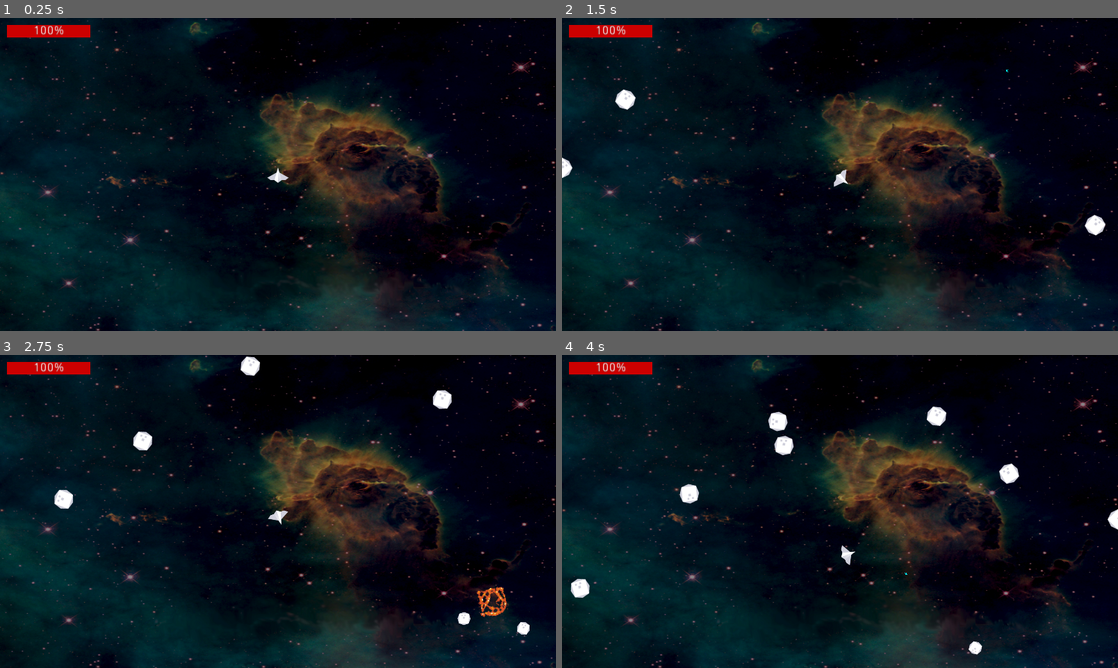
Above: before the commit, frames 1-4 (two rows, left to right).
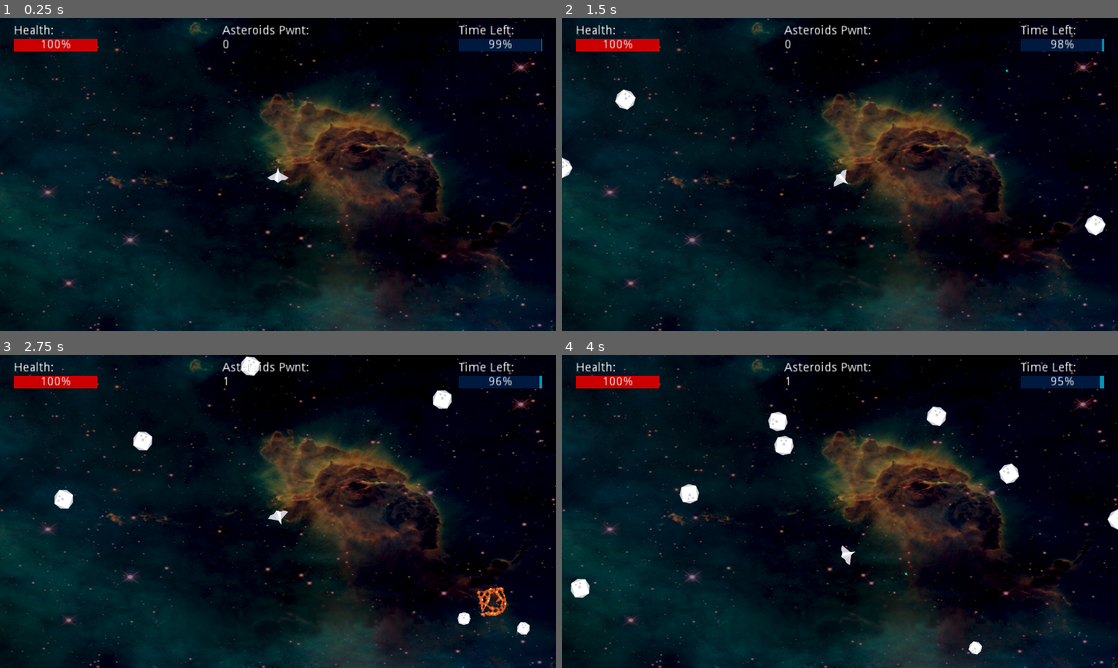
Above: after the commit, the same moments.

Repository: LLST-Learning-Games/SpaceBattle_Godot
Game: Godot game, scene res://World.tscn
The game is run twice, just before and just after one commit, with the same random seed, the same clock (stepped at 60 frames per second) and the same inputs.
Inputs:
- Up to frame 1 (0.25 s): no input
- Up to frame 2 (1.5 s): tap Enter (ui_accept) at 0.5, 0.77 s; hold Right (ui_right) 0.53-1.28 s; hold Left (ui_left) from 1.28 s (still down)
- Up to frame 3 (2.75 s): tap Enter (ui_accept) at 1.52 s; release Left (ui_left) at 2.03 s; hold Right (ui_right) from 2.03 s (still down)
- Up to frame 4 (4 s): release Right (ui_right) at 2.78 s; hold Up (ui_up) 2.78-3.53 s; tap Enter (ui_accept) at 3.02, 3.77 s; hold Left (ui_left) from 3.53 s (still down)

The runs differ from the first frame. In frame 1, 2.1% of the frame differs, in the area x 1-98%, y 2-11%; in frame 2, 2.1%; in frame 3, 2.1%; in frame 4, 2.1%.

Commit message:
0.0.6 2021 09 18 Destruction tracker and level timer

Diff:
--- /dev/null
+++ b/Effects/PointsUI.gd
@@ -0,0 +1,9 @@
+extends Label
+
+
+var destroyed = 0
+
+
+func _count_destroyed(a,b):
+	destroyed += 1
+	text = str(destroyed)
--- /dev/null
+++ b/Effects/PointsUI.tscn
@@ -0,0 +1,20 @@
+[gd_scene format=2]
+
+[node name="PointsUI" type="Label"]
+margin_left = 256.0
+margin_top = 24.0
+margin_right = 376.0
+margin_bottom = 38.0
+text = "XX"
+__meta__ = {
+"_edit_use_anchors_": false
+}
+
+[node name="PointsLabel" type="Label" parent="."]
+margin_top = -16.0
+margin_right = 120.0
+margin_bottom = -2.0
+text = "Asteroids Pwnt:"
+__meta__ = {
+"_edit_use_anchors_": false
+}
--- /dev/null
+++ b/Effects/TimeUI.gd
@@ -0,0 +1,14 @@
+extends ProgressBar
+
+onready var timer = $Timer
+
+func _ready():
+	self.set_max(timer.wait_time)
+	timer.start()
+
+func _process(delta):
+	self.value = timer.time_left
+
+
+func _on_Timer_timeout():
+	print("You win!")
--- /dev/null
+++ b/Effects/TimeUI.tscn
@@ -0,0 +1,37 @@
+[gd_scene load_steps=4 format=2]
+
+[ext_resource path="res://Effects/TimeUI.gd" type="Script" id=1]
+
+[sub_resource type="StyleBoxFlat" id=1]
+bg_color = Color( 0, 0.101961, 0.25098, 1 )
+
+[sub_resource type="StyleBoxFlat" id=2]
+bg_color = Color( 0, 0.584314, 0.709804, 1 )
+
+[node name="TimeUI" type="ProgressBar"]
+margin_left = 528.0
+margin_top = 24.0
+margin_right = 624.0
+margin_bottom = 38.0
+custom_styles/fg = SubResource( 1 )
+custom_styles/bg = SubResource( 2 )
+max_value = 60.0
+script = ExtResource( 1 )
+__meta__ = {
+"_edit_use_anchors_": false
+}
+
+[node name="TimeLabel" type="Label" parent="."]
+margin_top = -16.0
+margin_right = 120.0
+margin_bottom = -2.0
+text = "Time Left:"
+__meta__ = {
+"_edit_use_anchors_": false
+}
+
+[node name="Timer" type="Timer" parent="."]
+wait_time = 90.0
+autostart = true
+
+[connection signal="timeout" from="Timer" to="." method="_on_Timer_timeout"]
--- a/Rock/Rock.gd
+++ b/Rock/Rock.gd
@@ -25,8 +25,8 @@
 	queue_free()
 
 func collide():
-	if size != SMALL:
-		emit_signal("destroy_rock", size, position)
+
+	emit_signal("destroy_rock", size, position)
 
 	var newExplFX = explosionFX.instance()
 	get_parent().add_child(newExplFX)
--- a/Rock/RockSpawner.gd
+++ b/Rock/RockSpawner.gd
@@ -43,14 +43,16 @@
 
 func _on_Rock_destroy_rock(mySize, myPos):
 	# print ("rock destroyed")
-	for i in rand_range(1,3):
-		var randDirection = Vector2(rand_range(-1,1),rand_range(-1,1))
-		createNewRock(mySize - 1, myPos + randDirection * 20, randDirection)
+	if mySize != SMALL:
+		for i in rand_range(1,3):
+			var randDirection = Vector2(rand_range(-1,1),rand_range(-1,1))
+			createNewRock(mySize - 1, myPos + randDirection * 20, randDirection)
 
 func createNewRock(spawnSize, spawnPosition, spawnDirection):
 	var newRock = rockPrefab.instance()
 	add_child(newRock)
 	newRock.connect("destroy_rock", self, "_on_Rock_destroy_rock")
+	newRock.connect("destroy_rock",get_node("../CanvasLayer/PointsUI"),"_count_destroyed")
 	newRock.position = spawnPosition
 	newRock.set_size(spawnSize)
 	newRock.set_speed(spawnDirection)
--- a/World.tscn
+++ b/World.tscn
@@ -1,9 +1,12 @@
-[gd_scene load_steps=5 format=2]
+[gd_scene load_steps=8 format=2]
 
 [ext_resource path="res://Assets/bg5.jpg" type="Texture" id=1]
 [ext_resource path="res://Player/Player.tscn" type="PackedScene" id=2]
 [ext_resource path="res://Effects/HealthUI.tscn" type="PackedScene" id=3]
 [ext_resource path="res://Rock/RockSpawner.tscn" type="PackedScene" id=4]
+[ext_resource path="res://Effects/TimeUI.tscn" type="PackedScene" id=5]
+[ext_resource path="res://Effects/PointsUI.gd" type="Script" id=6]
+[ext_resource path="res://Effects/PointsUI.tscn" type="PackedScene" id=7]
 
 [node name="World" type="Node2D"]
 
@@ -21,5 +24,24 @@
 [node name="CanvasLayer" type="CanvasLayer" parent="."]
 
 [node name="HealthUI" parent="CanvasLayer" instance=ExtResource( 3 )]
+margin_left = 16.0
+margin_top = 24.0
+margin_right = 112.0
+margin_bottom = 38.0
+
+[node name="HealthLabel" type="Label" parent="CanvasLayer/HealthUI"]
+margin_top = -16.0
+margin_right = 120.0
+margin_bottom = -2.0
+text = "Health:"
+__meta__ = {
+"_edit_use_anchors_": false
+}
+
+[node name="TimeUI" parent="CanvasLayer" instance=ExtResource( 5 )]
+
+[node name="PointsUI" parent="CanvasLayer" instance=ExtResource( 7 )]
+text = "0"
+script = ExtResource( 6 )
 
 [connection signal="health_changed" from="Player" to="CanvasLayer/HealthUI" method="_on_Player_health_changed"]
